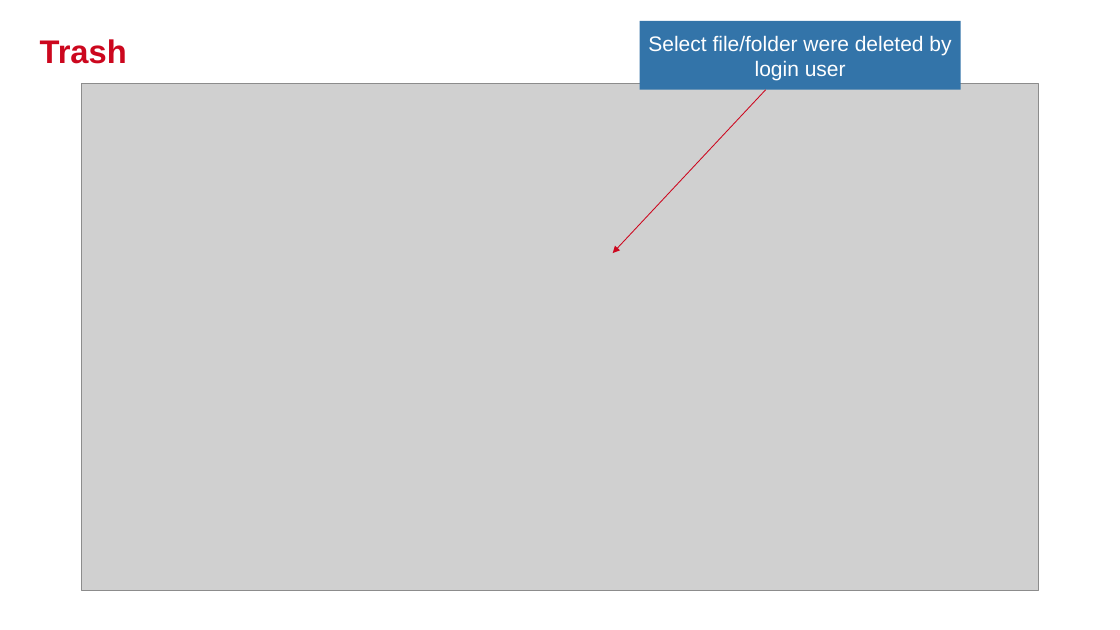
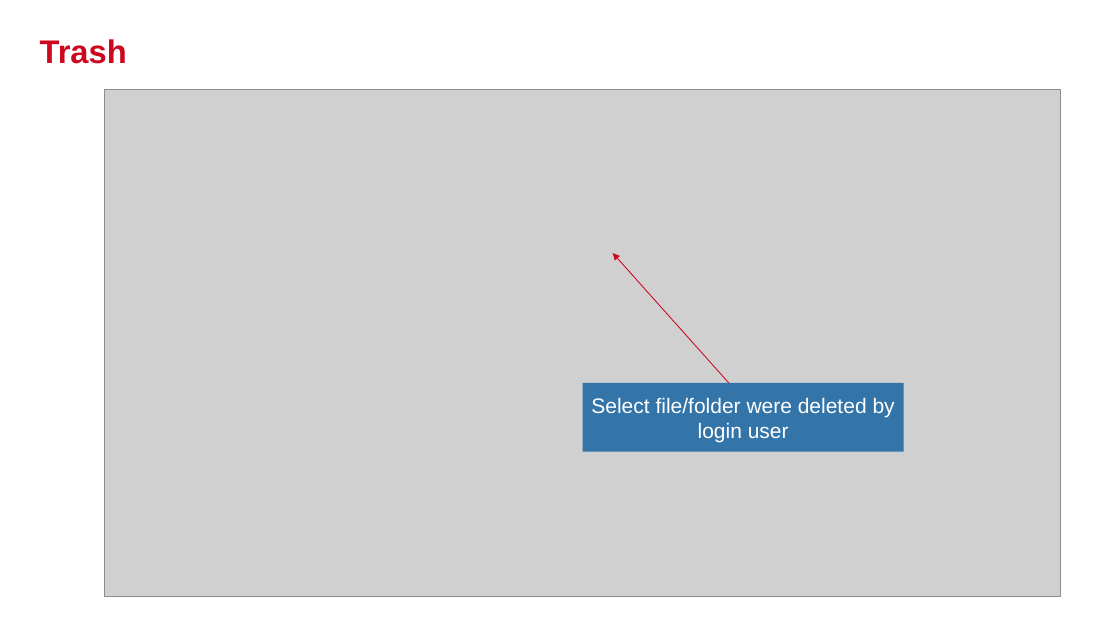
Before and after one commit to budukhcmut/YPP4-document, a slide deck: slide 21 of 001_SQL/Document/Presentation1.pptx. Drawn at 1120x630 pixels with LibreOffice and Linux fonts; fonts in the diff are those of the drawing; grey boxes stand for pictures; background and template pictures are left out. Boxes give left, top, right and bottom in pixels: in the first picture for what was removed or moved away, otherwise in the second. Text is boxed around its words. In the diff, an @@ line names an element or a change of style, - is before the commit and + after.

```diff
--- a/001_SQL/Document/Presentation1.pptx
+++ b/001_SQL/Document/Presentation1.pptx
@@ picture: place and size @@
-picture at box(82, 83, 1038, 590)
+picture at box(104, 90, 1060, 597)
@@ arrow moved from (766, 90) - (613, 253) to (729, 383) - (613, 253) @@
@@ rectangle "Select file/folder were deleted by ...": place and size @@
-rectangle "Select file/folder were deleted by ..." at box(640, 21, 961, 90)
+rectangle "Select file/folder were deleted by ..." at box(583, 383, 904, 452)
```
Also in this commit, not shown: 17 other slides changed.
